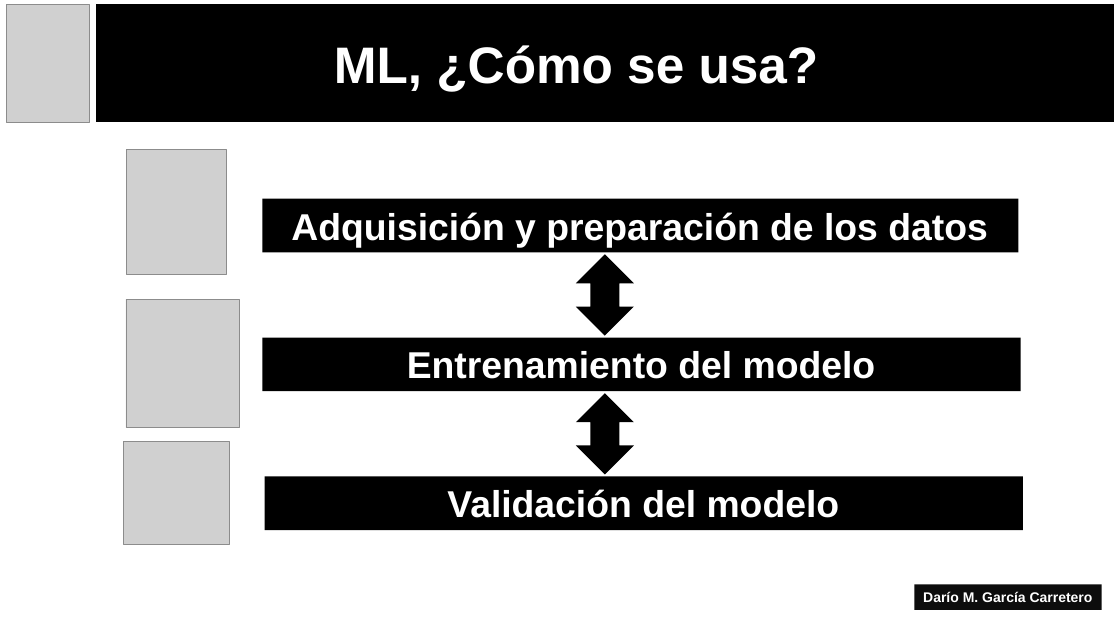
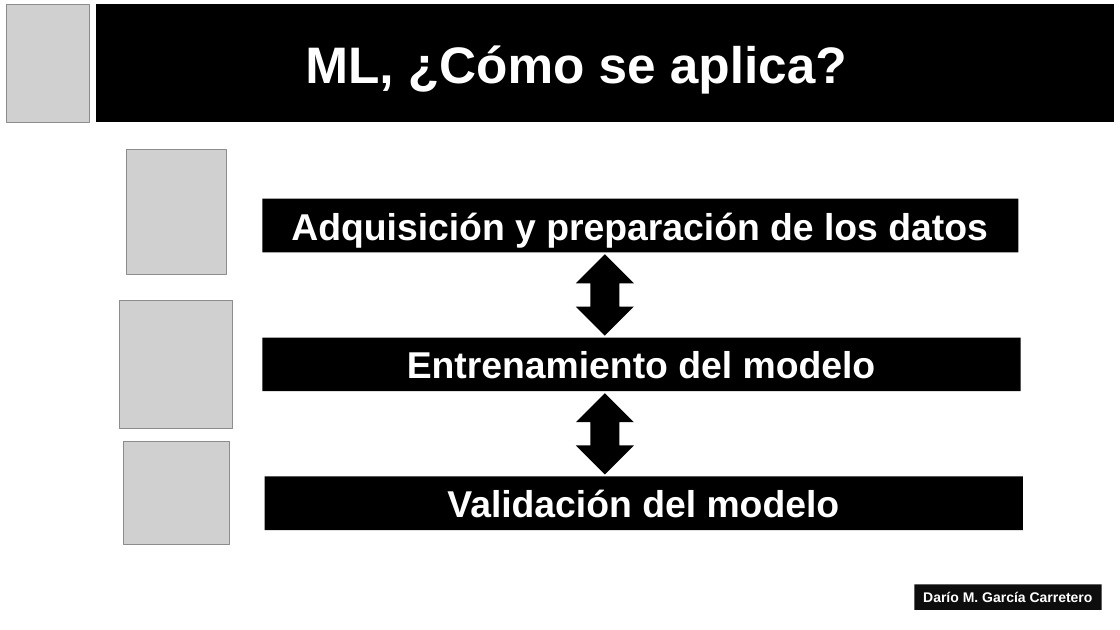
Before and after one commit to Borogum/masterdatacience, a slide deck: slide 7 of doc/TFM.pptx. Drawn at 1120x630 pixels with LibreOffice and Linux fonts; fonts in the diff are those of the drawing; grey boxes stand for pictures. Boxes give left, top, right and bottom in pixels: in the first picture for what was removed or moved away, otherwise in the second. Text is boxed around its words. In the diff, an @@ line names an element or a change of style, - is before the commit and + after.

Commit message:
Update presentation

```diff
--- a/doc/TFM.pptx
+++ b/doc/TFM.pptx
@@ text at bbox=[305, 45, 847, 93]: text changed @@
-ML, ¿Cómo se usa?
+ML, ¿Cómo se aplica?
@@ picture: place and size @@
-picture at bbox=[126, 299, 239, 428]
+picture at bbox=[119, 300, 233, 429]
```
Also in this commit, not shown: 1 slide added.
